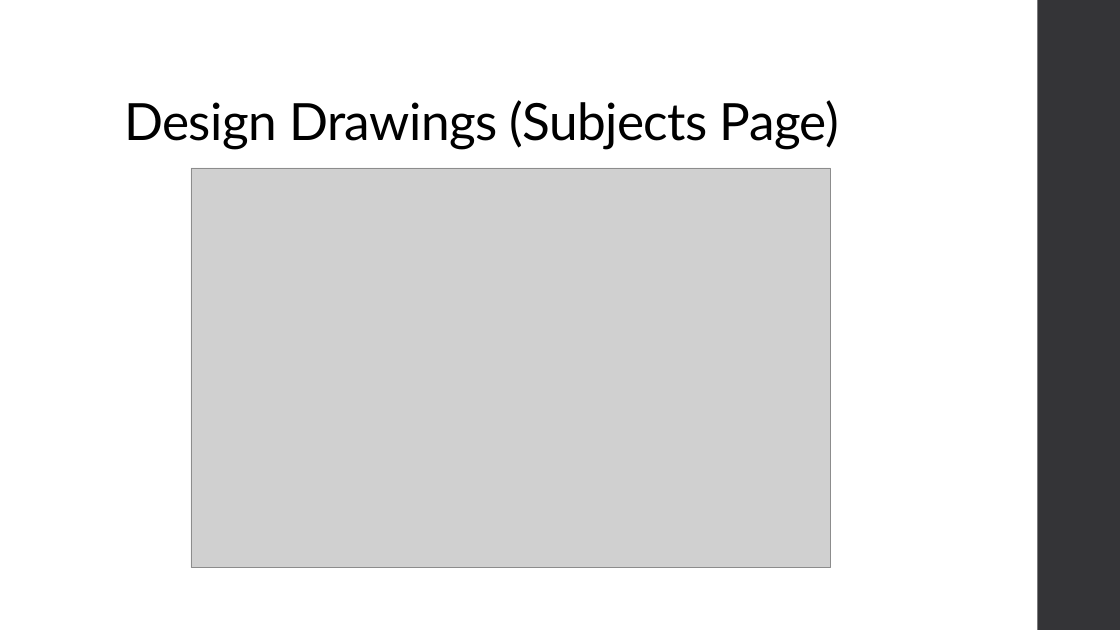
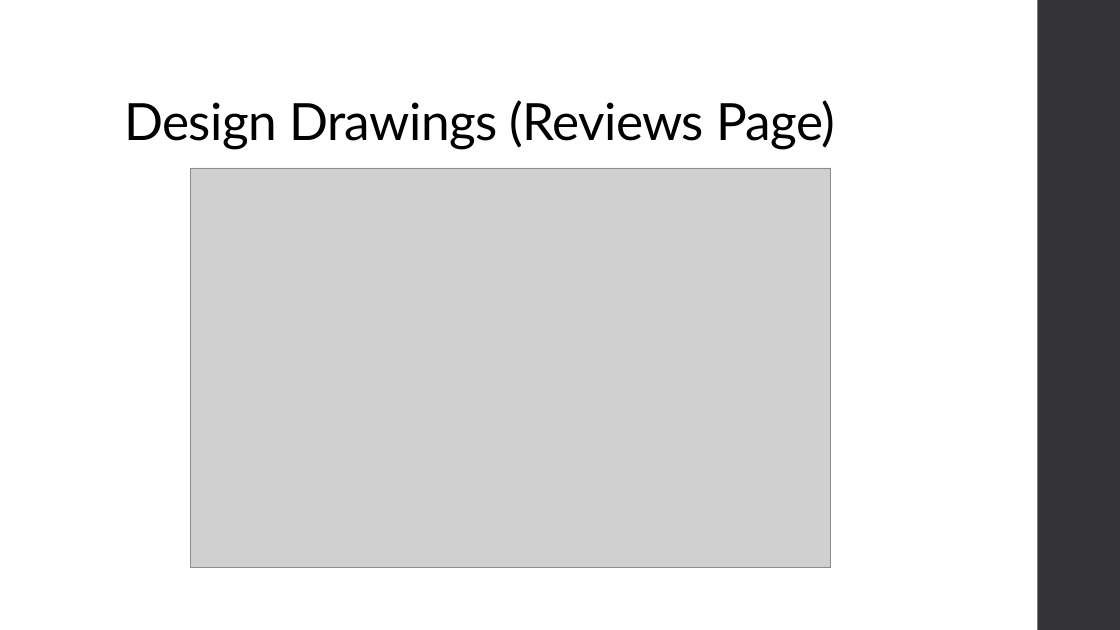
Before and after one commit to niuqaoJ-life/jollibee-fanpage, a slide deck: slide 19 of AS91903_91906_Evidence_Joaquin_Badenas.pptx (slide 18 before the commit). Drawn at 1120x630 pixels with LibreOffice and Linux fonts; fonts in the diff are those of the drawing; grey boxes stand for pictures. Boxes give left, top, right and bottom in pixels: in the first picture for what was removed or moved away, otherwise in the second. Text is boxed around its words. In the diff, an @@ line names an element or a change of style, - is before the commit and + after.

```diff
--- a/AS91903_91906_Evidence_Joaquin_Badenas.pptx
+++ b/AS91903_91906_Evidence_Joaquin_Badenas.pptx
@@ title at (124,100,835,149): text changed @@
-Design Drawings (Subjects Page)
+Design Drawings (Reviews Page)
```
Also in this commit, not shown: 6 other slides changed, 2 slides added.
